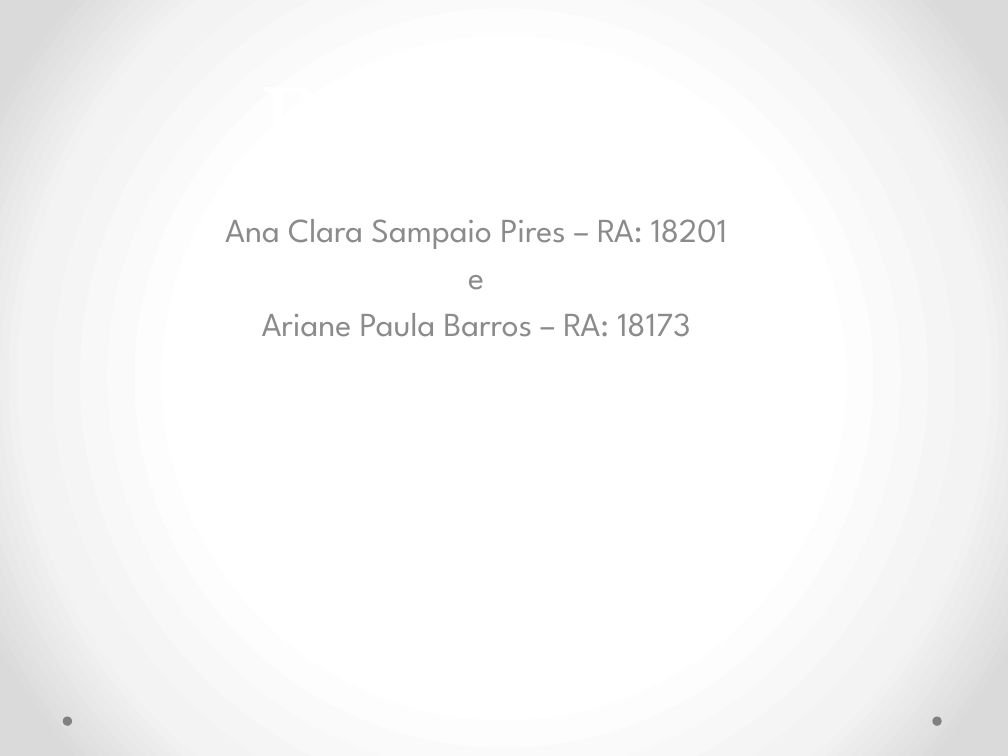
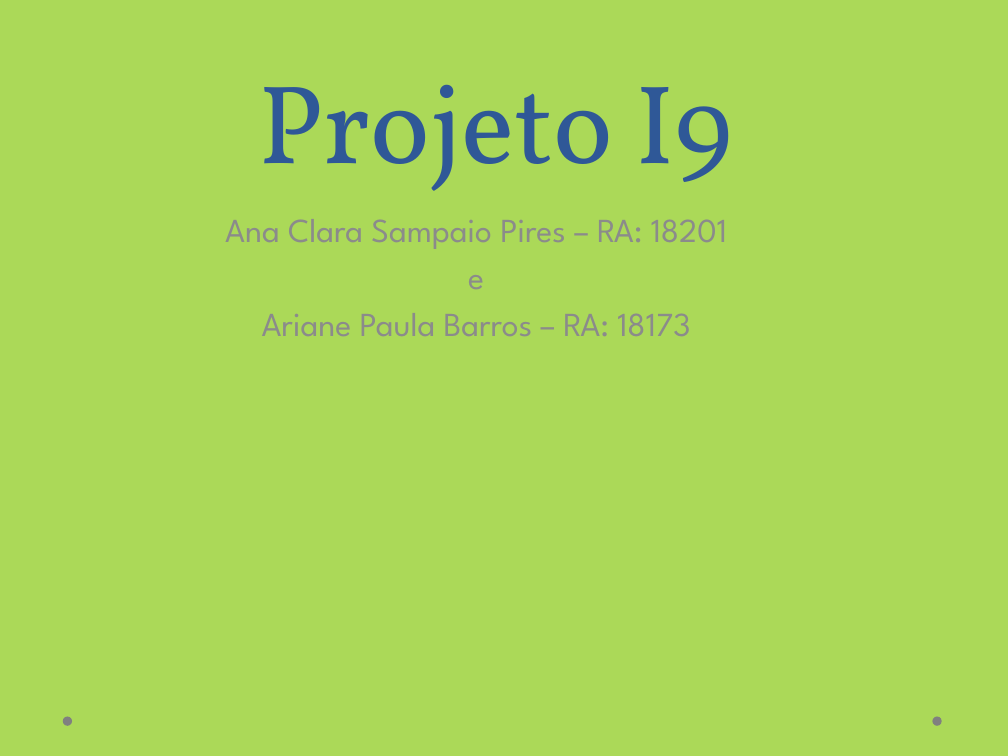
Before and after one commit to ArianeBarros/Projeto-Inova, a slide deck: slide 1 of Projeto I9.pptx. Drawn at 1008x756 pixels with LibreOffice and Linux fonts; fonts in the diff are those of the drawing. Boxes give left, top, right and bottom in pixels: in the first picture for what was removed or moved away, otherwise in the second. Text is boxed around its words. In the diff, an @@ line names an element or a change of style, - is before the commit and + after.

```diff
--- a/Projeto I9.pptx
+++ b/Projeto I9.pptx
@@ background gradient #FFFFFF to #F4F4F4 to #DADADA to #ABD958 @@
@@ title added at bbox=[259, 85, 733, 191], 80 pt, text #2F5897 @@
+Projeto I9
```
Also in this commit, not shown: 1 other slide changed, 1 slide added, 1 slide removed, 1 other file.
